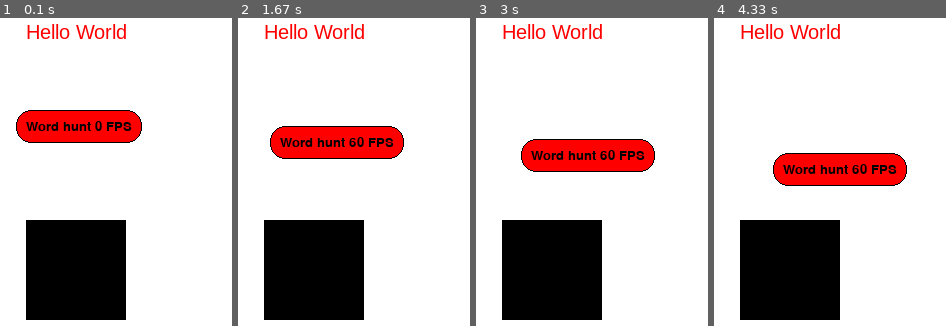
Above: before the commit, frames 1-4 (left to right).
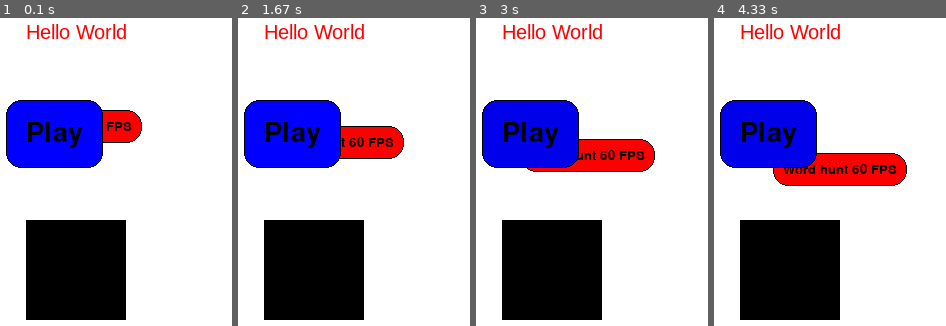
Above: after the commit, the same moments.

Repository: Skullheadx/PygameGUIEngine
Game: pygame game, started from main.py
The game is run twice, just before and just after one commit, with the same random seed, the same clock (stepped at 60 frames per second) and the same inputs.
Inputs (mouse positions are in pixels of both pictures, inside the frame that each line leads up to):
- Up to frame 1 (0.1 s): no input
- Up to frame 2 (1.67 s): press the mouse at (outside the picture) at 0.37 s; move the mouse to (407, 178) at 0.47 s; release the mouse at (330, 162) at 0.6 s; press the mouse at (291, 135) at 0.7 s; move the mouse to (275, 215) at 0.8 s; release the mouse at (258, 298) at 0.93 s
- Up to frame 3 (3 s): press the mouse at (529, 135) at 2.03 s; move the mouse to (506, 141) at 2.13 s; release the mouse at (482, 147) at 2.27 s; press the mouse at (529, 135) at 2.37 s; move the mouse to (outside the picture) at 2.47 s; release the mouse at (outside the picture) at 2.6 s; press the mouse at (529, 135) at 2.7 s; move the mouse to (538, 135) at 2.8 s; release the mouse at (547, 138) at 2.93 s
- Up to frame 4 (4.33 s): press the mouse at (767, 135) at 3.03 s; move the mouse to (797, 165) at 3.13 s; release the mouse at (827, 199) at 3.27 s; press the mouse at (767, 135) at 3.37 s; move the mouse to (767, 150) at 3.47 s; release the mouse at (769, 162) at 3.6 s; press the mouse at (767, 135) at 3.7 s; move the mouse to (792, 58) at 3.8 s; release the mouse at (outside the picture) at 3.93 s; press the mouse at (767, 135) at 4.03 s; move the mouse to (774, 119) at 4.13 s; release the mouse at (778, 110) at 4.27 s

The runs differ from the first frame. In frame 1, 8.9% of the frame differs, in the area x 2-45%, y 26-49%; in frame 2, 8.9%; in frame 3, 8.9%; in frame 4, 8.9%.

Commit message:
Added functional buttons
also added padding to rect
new colors and darken/lighten

Diff:
--- /dev/null
+++ b/button.py
@@ -0,0 +1,51 @@
+import pygame
+from color import Color
+from text import Label
+
+
+class Button(Label):
+    cooldown = 0.2 # seconds
+    def __init__(self, x, y, text, font, size, text_color=Color.BLACK, background=Color.WHITE, border_color=Color.BLACK,
+                 border_width=1, border_radius=0, padding=10, func=None):
+        super().__init__(x, y, text, font, size, text_color, background, border_color, border_width, border_radius, padding)
+        self.is_hover = False
+        self.is_pressed = False
+        self.is_clicked = False
+
+        self.func = func
+
+        self.hover_color = Color.darken(self.background_color, 20)
+        self.pressed_color = Color.darken(self.background_color, 40)
+
+        self.last_click = 0
+        self.still_pressed = False
+
+
+    def update(self):
+        mouse_pressed = pygame.mouse.get_pressed()[0]
+        mouse_pos = pygame.mouse.get_pos()
+
+        self.is_hover = self.rect.collidepoint(mouse_pos)
+        self.is_clicked = self.is_hover and not mouse_pressed and self.is_pressed
+        self.is_pressed = self.is_hover and mouse_pressed
+
+        if self.still_pressed and not self.is_pressed:
+            self.still_pressed = False
+
+        if self.is_pressed:
+            if pygame.time.get_ticks() - self.last_click > self.cooldown * 1000 and not self.still_pressed:
+                self.still_pressed = True
+                self.last_click = pygame.time.get_ticks()
+
+                self.rect.set_background_color(self.pressed_color)
+                if self.func is not None:
+                    self.func()
+
+        elif self.is_hover:
+            self.rect.set_background_color(self.hover_color)
+        else:
+            self.rect.set_background_color(self.background_color)
+
+    def draw(self, screen):
+        self.rect.draw(screen)
+        super().draw(screen)
--- a/color.py
+++ b/color.py
@@ -1,8 +1,18 @@
 class Color:
     BLACK = (0, 0, 0)
+    DARK_GRAY = (64, 64, 64)
     GRAY = (128, 128, 128)
+    LIGHT_GRAY = (192, 192, 192)
     WHITE = (255, 255, 255)
 
     RED = (255, 0, 0)
     GREEN = (0, 255, 0)
     BLUE = (0, 0, 255)
+
+    @staticmethod
+    def darken(color, amount):
+        return max(0, color[0] - amount), max(color[1] - amount, 0), max(color[2] - amount, 0)
+
+    @staticmethod
+    def lighten(color, amount):
+        return min(255, color[0] + amount), min(color[1] + amount, 255), min(color[2] + amount, 255)
--- a/main.py
+++ b/main.py
@@ -2,6 +2,7 @@
 from color import Color
 from rectangle import Rectangle
 from text import Text, Label
+from button import Button
 
 pygame.init()
 
@@ -14,6 +15,7 @@
 a = Text(100, 100, "Hello World", "Arial", 20, color=Color.RED)
 b = Label(100, 200, "Word hunt", "Imprint Shadow", 20, Color.RED, Color.BLACK, Color.BLACK, 1, 15)
 c = Rectangle(100, 300, 100, 100, (255, 0, 0))
+d = Button(100, 200, "Play", "Imprint Shadow", 40, Color.BLUE, Color.BLACK, Color.BLACK, 1, 15, 20, lambda: print("Hello World"))
 
 is_running = True
 while is_running:
@@ -29,6 +31,9 @@
     b.draw(screen)
     c.draw(screen)
 
+    d.update()
+    d.draw(screen)
+
     pygame.display.update()
     delta = clock.tick(60) / 1000  # Seconds since last frame
 
--- a/rectangle.py
+++ b/rectangle.py
@@ -34,6 +34,9 @@
     def set_border_color(self, border_color):
         self.border_color = border_color
 
+    def collidepoint(self, point):
+        return self.x <= point[0] <= self.x + self.width and self.y <= point[1] <= self.y + self.height
+
     def draw(self, screen):
         pygame.draw.rect(screen, self.background_color, (self.x, self.y, self.width, self.height),
                          border_radius=self.border_radius)
--- a/text.py
+++ b/text.py
@@ -21,7 +21,7 @@
     def get_height(self):
         return self.text_surface.get_height()
 
-    def update(self):
+    def update_text(self):
         self.text_surface = self.font.render(self.text, True, self.text_color)
 
     def set_position(self, x, y):
@@ -34,34 +34,36 @@
 
     def set_text(self, text):
         self.text = text
-        self.update()
+        self.update_text()
 
     def set_font(self, font, font_size):
         self.font_size = font_size
         self.font = pygame.font.SysFont(font, font_size)
-        self.update()
+        self.update_text()
 
     def set_color(self, text_color):
         self.text_color = text_color
-        self.update()
+        self.update_text()
 
     def draw(self, screen):
         screen.blit(self.text_surface, (self.x, self.y))
 
 
 class Label(Text):
-    padding = 10
-    def __init__(self, x, y, text, font, font_size, background_color, text_color, border_color=Color.BLACK, border_width=0,
-                 border_radius=0):
+
+    def __init__(self, x, y, text, font, font_size, background_color, text_color, border_color=Color.BLACK,
+                 border_width=0, border_radius=0, padding=10):
         super().__init__(x, y, text, font, font_size, text_color)
         self.background_color = background_color
         self.border_color = border_color
         self.border_width = border_width
         self.border_radius = border_radius
+        self.padding = padding
 
         self.width = self.text_surface.get_width() + self.padding * 2
         self.height = self.text_surface.get_height() + self.padding * 2
-        self.rect = Rectangle(self.x - self.padding, self.y - self.padding, self.width, self.height, self.background_color, self.border_color, self.border_width,self.border_radius)
+        self.rect = Rectangle(self.x - self.padding, self.y - self.padding, self.width, self.height,
+                              self.background_color, self.border_color, self.border_width, self.border_radius)
 
     def set_position(self, x, y):
         super().set_position(x, y)
@@ -71,8 +73,8 @@
         super().move(dx, dy)
         self.rect.move(dx, dy)
 
-    def update(self):
-        super().update()
+    def update_text(self):
+        super().update_text()
         self.width = self.text_surface.get_width() + self.padding * 2
         self.height = self.text_surface.get_height() + self.padding * 2
         self.rect.set_size(self.width, self.height)
